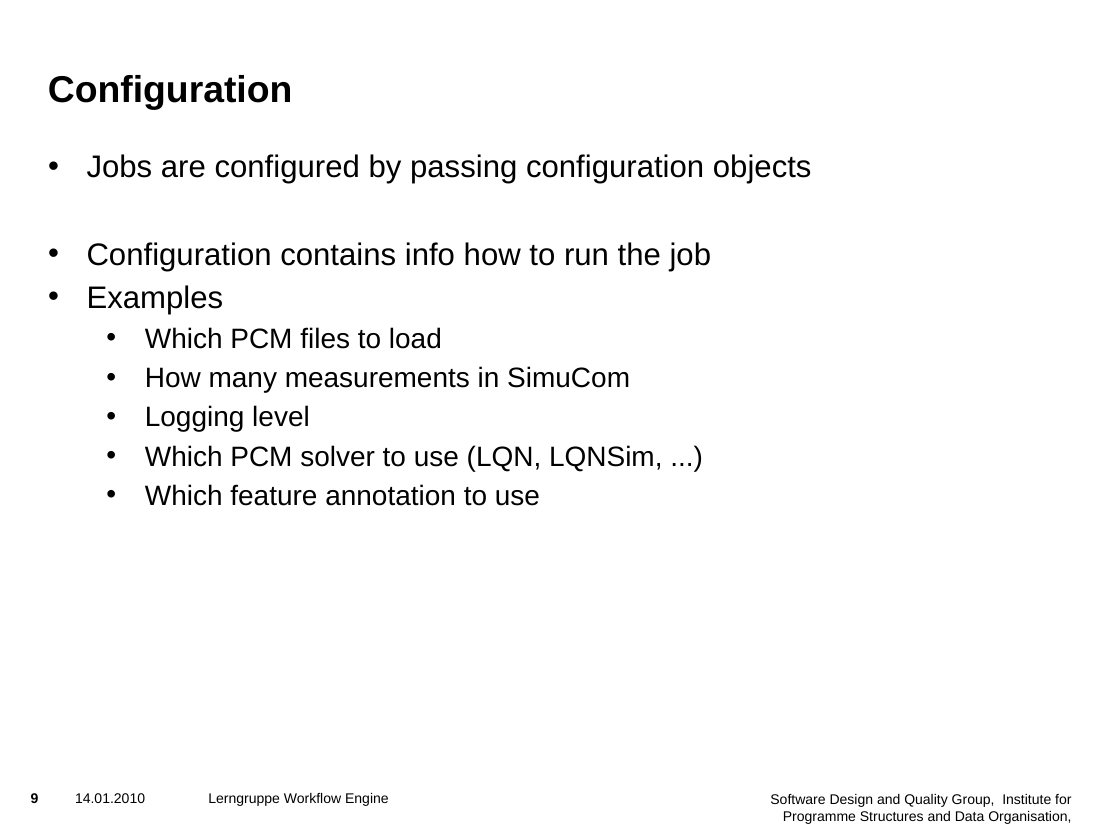
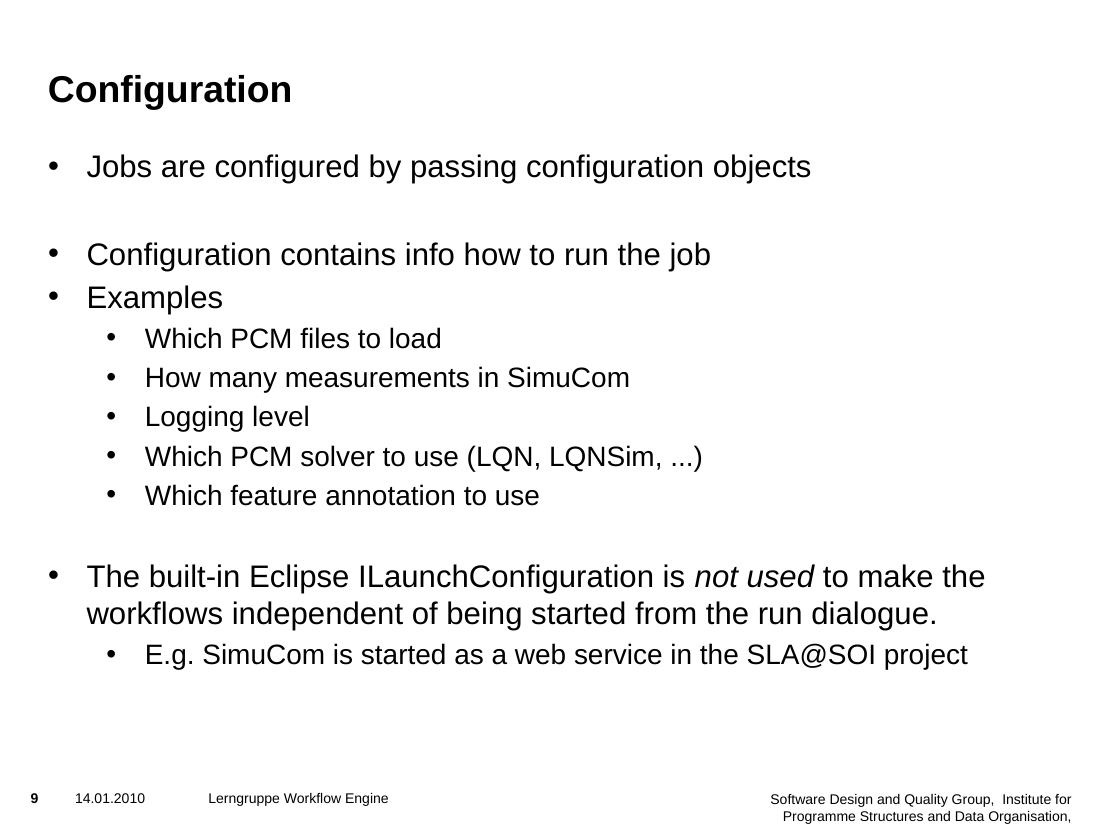
Before and after one commit to PalladioSimulator/Palladio-Supporting-WorkflowEngine, a slide deck: slide 9 of doc/sdq workflow.pptx. Drawn at 1120x840 pixels with LibreOffice and Linux fonts; fonts in the diff are those of the drawing; background and template pictures are left out. Boxes give left, top, right and bottom in pixels: in the first picture for what was removed or moved away, otherwise in the second. Text is boxed around its words. In the diff, an @@ line names an element or a change of style, - is before the commit and + after.

Commit message:
small updates

```diff
--- a/doc/sdq workflow.pptx
+++ b/doc/sdq workflow.pptx
@@ text at <box>87,564,985,669</box>: paragraphs added @@
+• The built-in Eclipse ILaunchConfiguration is not used to make the workflows independent of being started from the run dialogue.
+  • E.g. SimuCom is started as a web service in the SLA@SOI project
```
Also in this commit, not shown: 3 other slides changed.
